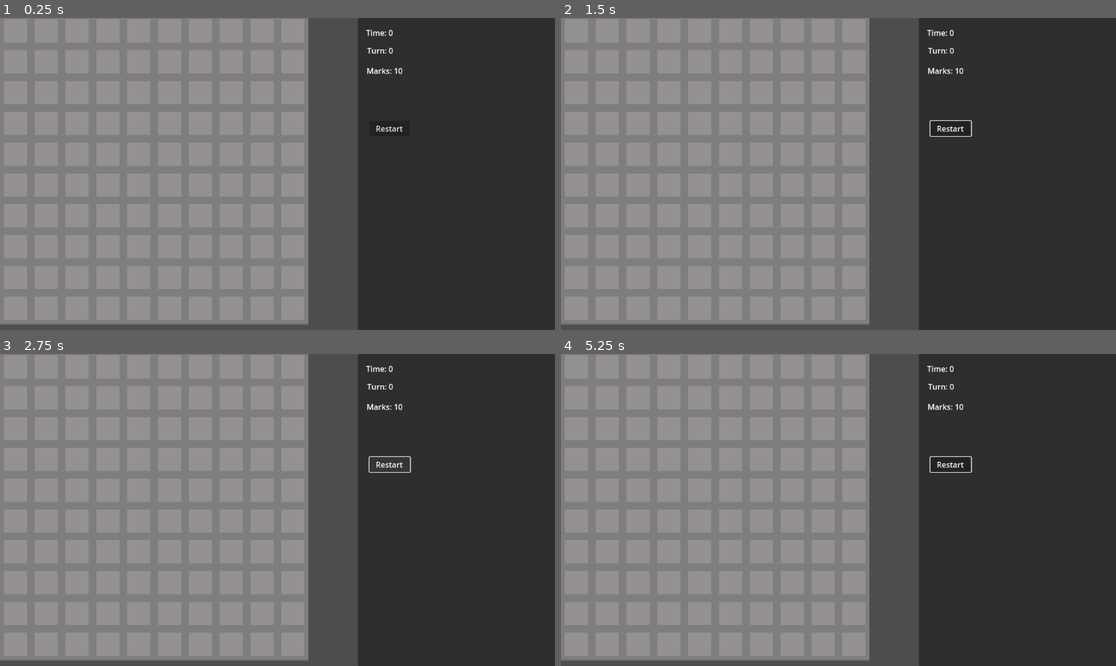
Above: before the commit, frames 1-4 (two rows, left to right).
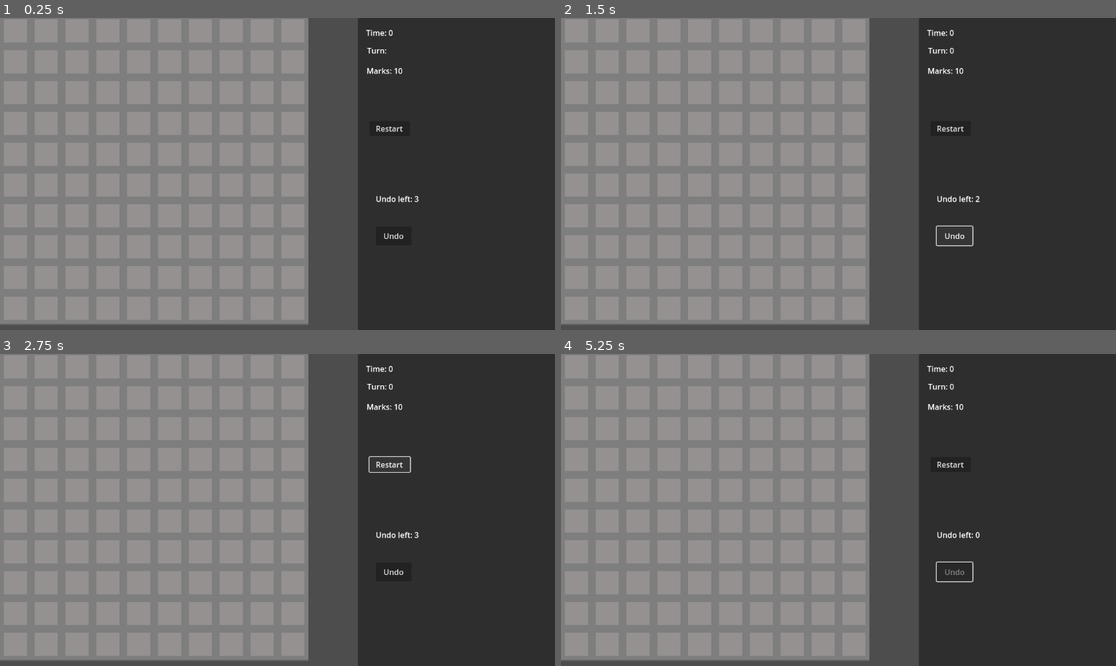
Above: after the commit, the same moments.

Repository: RevanVI/Minesweeper
Game: Godot game, scene res://scenes/minesweep_prototype.tscn
The game is run twice, just before and just after one commit, with the same random seed, the same clock (stepped at 60 frames per second) and the same inputs.
Inputs (mouse positions are in pixels of both pictures, inside the frame that each line leads up to):
- Up to frame 1 (0.25 s): no input
- Up to frame 2 (1.5 s): click "Restart" at 0.5 s; click (955, 236) at 1.25 s, where only the run after the commit has a clickable "Undo"
- Up to frame 3 (2.75 s): click "Restart" at 2 s
- Up to frame 4 (5.25 s): click "Restart" at 2.75 s; click (955, 572) at 3.5 s, where only the run after the commit has a clickable "Undo"; click (955, 572) at 4.25 s, where only the run after the commit has a clickable "Undo"; tap Enter at 5 s; move the mouse to (960, 494) at 5.02 s; press the mouse at (960, 494) at 5.03 s

The runs differ from the first frame. In frame 1, 0.1% of the frame differs, in the area x 67-76%, y 9-71%; in frame 2, 0.3%, in the area x 66-76%, y 32-74%; in frame 3, 0.1%; in frame 4, 0.3%.

Commit message:
Basic turn system Start command classes (open, close, mark cells, endturn) Undo system

Diff:
--- a/scenes/minesweep_prototype.tscn
+++ b/scenes/minesweep_prototype.tscn
@@ -1,10 +1,19 @@
-[gd_scene load_steps=6 format=4 uid="uid://ccosysrpa6d3f"]
+[gd_scene load_steps=10 format=4 uid="uid://ccosysrpa6d3f"]
 
 [ext_resource type="Script" uid="uid://bw7brsh2ne4no" path="res://scripts/game_logic/game.gd" id="1_3whhm"]
 [ext_resource type="Script" uid="uid://dcqrwipyxpal8" path="res://scripts/game_logic/map.gd" id="1_7o4uc"]
 [ext_resource type="TileSet" uid="uid://c3bm3pwixplyp" path="res://content/tilesets/minesweeper_starter.tres" id="1_571c6"]
 [ext_resource type="Script" uid="uid://dacfmm368sqhq" path="res://scripts/game_logic/map_generator.gd" id="2_3whhm"]
 [ext_resource type="Script" uid="uid://cyjfintjqebld" path="res://scripts/gui/battle.gd" id="5_85huv"]
+[ext_resource type="Script" uid="uid://b8ri86hixsvvn" path="res://scripts/game_logic/commands/TurnQueue.gd" id="5_xgl0c"]
+[ext_resource type="Script" uid="uid://c3yjrgdrsgkf" path="res://scripts/gui/undo_gui_anim.gd" id="7_qa7br"]
+
+[sub_resource type="FastNoiseLite" id="FastNoiseLite_xgl0c"]
+frequency = 0.252
+fractal_type = 3
+
+[sub_resource type="NoiseTexture2D" id="NoiseTexture2D_qa7br"]
+noise = SubResource("FastNoiseLite_xgl0c")
 
 [node name="MinesweepPrototype" type="Node2D"]
 
@@ -30,6 +39,10 @@
 
 [node name="GameManager" type="Node2D" parent="." groups=["GameManager"]]
 script = ExtResource("1_3whhm")
+
+[node name="TurnQueue" type="Node" parent="GameManager"]
+script = ExtResource("5_xgl0c")
+metadata/_custom_type_script = "uid://b8ri86hixsvvn"
 
 [node name="BattleTimer" type="Timer" parent="."]
 
@@ -85,5 +98,44 @@
 offset_bottom = 245.0
 text = "Restart"
 
+[node name="UndoLabel" type="Label" parent="CanvasLayer/Control/Panel"]
+layout_mode = 0
+offset_left = 36.96
+offset_top = 364.0
+offset_right = 117.96
+offset_bottom = 387.0
+text = "Undo left: "
+
+[node name="UndoButton" type="Button" parent="CanvasLayer/Control/Panel"]
+layout_mode = 0
+offset_left = 36.96
+offset_top = 433.0
+offset_right = 110.96
+offset_bottom = 472.0
+text = "Undo"
+
+[node name="Control2" type="Control" parent="CanvasLayer"]
+layout_mode = 3
+anchor_right = 0.645
+anchor_bottom = 1.0
+mouse_filter = 2
+
+[node name="UndoTex" type="TextureRect" parent="CanvasLayer/Control2"]
+visible = false
+modulate = Color(0.596078, 0.784314, 0.717647, 0.423529)
+layout_mode = 1
+anchors_preset = 15
+anchor_right = 1.0
+anchor_bottom = 1.0
+offset_right = 1.95996
+grow_horizontal = 2
+grow_vertical = 2
+texture = SubResource("NoiseTexture2D_qa7br")
+stretch_mode = 1
+script = ExtResource("7_qa7br")
+
+[connection signal="undo_ended" from="GameManager/TurnQueue" to="CanvasLayer/Control2/UndoTex" method="stop_anim"]
+[connection signal="undo_started" from="GameManager/TurnQueue" to="CanvasLayer/Control2/UndoTex" method="start_anim"]
 [connection signal="timeout" from="BattleTimer" to="GameManager" method="_on_battle_timer_timeout"]
 [connection signal="pressed" from="CanvasLayer/Control/Panel/Button" to="CanvasLayer/Control" method="_on_button_pressed"]
+[connection signal="pressed" from="CanvasLayer/Control/Panel/UndoButton" to="CanvasLayer/Control" method="_on_undo_button_pressed"]
--- /dev/null
+++ b/scripts/game_logic/commands/CommandBase.gd
@@ -0,0 +1,14 @@
+extends RefCounted
+class_name Command
+
+
+func _init() -> void:
+	pass
+
+
+func execute() -> void:
+	pass
+
+
+func undo() -> void:
+	pass
--- /dev/null
+++ b/scripts/game_logic/commands/EndTurnCommand.gd
@@ -0,0 +1,6 @@
+extends Command
+class_name EndTurnCommand
+
+
+func execute() -> void:
+	print("Turn ended")
--- /dev/null
+++ b/scripts/game_logic/commands/GameOverCommand.gd
@@ -0,0 +1,11 @@
+extends Command
+class_name GameOverCommand
+
+var undo_callback: Callable
+
+func execute() -> void:
+	print("Game lost")
+
+
+func undo() -> void:
+	undo_callback.call()
--- /dev/null
+++ b/scripts/game_logic/commands/MarkCellCommand.gd
@@ -0,0 +1,19 @@
+extends Command
+class_name MarkCellCommand
+
+var mark_pos: Vector2i
+var map: Map
+
+
+func _init(map_ref: Map, pos: Vector2i) -> void:
+	super()
+	map = map_ref
+	mark_pos = pos
+
+
+func execute() -> void:
+	map.mark_cell(mark_pos)
+
+
+func undo() -> void:
+	map.mark_cell(mark_pos)
--- /dev/null
+++ b/scripts/game_logic/commands/OpenCellsCommand.gd
@@ -0,0 +1,21 @@
+extends Command
+class_name OpenCellsCommand
+
+var cell_positions: Array[Vector2i]
+var map: Map
+
+
+func _init(map_ref: Map, position: Vector2i) -> void:
+	super()
+	map = map_ref
+	cell_positions = [position]
+
+
+func execute() -> void:
+	var opened_cells = map.open_cell(cell_positions[0])
+	cell_positions = opened_cells
+
+
+func undo() -> void:
+	for pos in cell_positions:
+		map.close_cell(pos)
--- /dev/null
+++ b/scripts/game_logic/commands/TurnData.gd
@@ -0,0 +1,10 @@
+extends RefCounted
+class_name TurnData
+
+var turn_number: int
+var commands: Array[Command]
+
+
+func _init(turn: int, command_list: Array[Command]) -> void:
+	turn_number = turn
+	commands = command_list
--- /dev/null
+++ b/scripts/game_logic/commands/TurnQueue.gd
@@ -0,0 +1,69 @@
+extends Node
+class_name TurnQueue
+
+var turn_queue: Array[TurnData]
+var current_turn: int
+var turn_commands: Array[Command]
+
+var is_turn_processing: bool = false
+
+signal turn_changed(current_turn: int)
+signal undo_started()
+signal undo_ended()
+
+
+func _init() -> void:
+	turn_queue = []
+	current_turn = 0
+
+
+func add_command(command: Command) -> void:
+	print("Add command started")
+	is_turn_processing = true
+	command.execute()
+	turn_commands.append(command)
+
+	if command is EndTurnCommand:
+		print("EndTurn. Commands at turn: " + str(turn_commands.size()))
+		var turn_data = TurnData.new(current_turn, turn_commands)
+		turn_commands = []
+		turn_queue.append(turn_data)
+		current_turn += 1
+		turn_changed.emit(current_turn)
+
+	is_turn_processing = false
+	print("Add command ended")
+
+
+func reset() -> void:
+	turn_queue.clear()
+	turn_commands.clear()
+	current_turn = 0
+	turn_changed.emit(current_turn)
+
+
+func undo(count: int) -> void:
+	#revert all commands since last EndTurnCommand
+	#this can be done any time
+	is_turn_processing = true
+	var TURN_PAUSE = 0.2
+	undo_started.emit()
+
+	count = min(count, current_turn)
+
+	while turn_commands.size() > 0 || count > 0:
+		print('Turn commands undo')
+		for i in range(turn_commands.size() - 1, -1, -1):
+			turn_commands[i].undo()
+			await get_tree().create_timer(TURN_PAUSE).timeout
+		turn_commands.clear()
+
+		if count > 0:
+			turn_commands = turn_queue[current_turn - 1].commands
+			count -= 1
+			current_turn -= 1
+			turn_changed.emit(current_turn)
+
+	turn_queue.resize(current_turn)
+	is_turn_processing = false
+	undo_ended.emit()
--- a/scripts/game_logic/game.gd
+++ b/scripts/game_logic/game.gd
@@ -13,34 +13,39 @@
 @onready var map: Map = $"../Map"
 @onready var map_generator: MapGenerator = $"../MapGenerator"
 @onready var battle_timer: Timer = $"../BattleTimer"
-
+@onready var turn_queue: TurnQueue = $TurnQueue
 
 @export var map_size: Vector2i = Vector2i(10, 10)
 @export var mines_count: int = 10
 
 var mark_count: int = 10
+var undo_count: int = 3
 var battle_time: int = 0
-var turn_count: int = 0
 var game_state: GameState
 
+
 signal mark_count_changed(mark_count: int)
+signal undo_count_changed(undo_count: int)
 signal game_state_changed(game_state: GameState)
 signal turn_changed(turn_count: int)
 signal battle_time_changed(battle_time: int)
 
+
 func _ready():
+	turn_queue.turn_changed.connect(on_turn_end)
+
 	map.size = map_size
 	map.cell_marked.connect(on_cell_marked)
 	map.cell_opened.connect(on_cell_opened)
-
 	restart()
 
 
 func _unhandled_input(event: InputEvent) -> void:
-	if game_state == GameState.GAME_OVER:
+	if game_state == GameState.GAME_OVER || turn_queue.is_turn_processing:
 		return
 
 	if event.is_action_pressed("LeftMouseButton"):
+		#if all cells are closed then generate map
 		if map.get_cells_total() == map.get_closed_cells():
 			map_generator.map_size = map_size
 			map_generator.mines_count = mines_count
@@ -48,7 +53,10 @@
 			map_generator.generate_map(map, cell_pos)
 			change_game_state(GameState.BATTLE)
 			battle_timer.start()
+
 		map.open_cell_at_global_position(event.global_position)
+		var command = EndTurnCommand.new()
+		turn_queue.add_command(command)
 	elif event.is_action_pressed("RightMouseButton"):
 		map.mark_cell_global_position(event.global_position)
 
@@ -62,14 +70,18 @@
 
 
 func on_cell_opened(tile_type) -> void:
-	turn_count += 1
-	turn_changed.emit(turn_count)
 	if tile_type == map.mine_tile:
-		print("game over")
+		print("Game lost")
 		change_game_state(GameState.GAME_OVER)
-	elif map.get_closed_cells() == mines_count:
-		print("win")
-		change_game_state(GameState.GAME_OVER)
+		var command = GameOverCommand.new()
+		command.undo_callback = Callable(self, "revert_game_over")
+		turn_queue.add_command(command)
+	else:
+		check_board_cleared()
+
+
+func on_turn_end(turn: int) -> void:
+	turn_changed.emit(turn)
 
 
 func restart() -> void:
@@ -80,8 +92,9 @@
 	battle_timer.stop()
 	battle_time = 0
 	battle_time_changed.emit(battle_time)
-	turn_count = 0
-	turn_changed.emit(turn_count)
+	undo_count = 3
+	undo_count_changed.emit(undo_count)
+	turn_queue.reset()
 	change_game_state(GameState.START)
 
 
@@ -91,6 +104,25 @@
 	print("State changed. New state: " + str(new_state))
 
 
+func revert_game_over() -> void:
+	#TODO maybe not needed in future
+	print("Revert game lost")
+	change_game_state(GameState.BATTLE)
+
+
+func check_board_cleared() -> void:
+	if map.get_closed_cells() == mines_count:
+		print("win")
+		change_game_state(GameState.GAME_OVER)
+
+
 func _on_battle_timer_timeout() -> void:
 	battle_time += 1
 	battle_time_changed.emit(battle_time)
+
+
+func undo() -> void:
+	if undo_count > 0:
+		undo_count -= 1
+		undo_count_changed.emit(undo_count)
+		turn_queue.undo(1)
--- a/scripts/game_logic/map.gd
+++ b/scripts/game_logic/map.gd
@@ -1,5 +1,4 @@
 extends Node2D
-
 class_name Map
 
 @export var cell_tile: Vector2i
@@ -15,6 +14,7 @@
 
 
 signal cell_opened(board_tile_type)
+signal cell_closed(pos)
 signal cell_marked(value: bool)
 
 
@@ -59,23 +59,40 @@
 	return neighbours
 
 
-func open_cell(pos: Vector2i) -> void:
-	print("Map: open cell: " + str(pos))
-	if cells.get_cell_atlas_coords(pos) == cell_tile:
-		cells.erase_cell(pos)
-		var board_tile_type = board.get_cell_atlas_coords(pos)
-		if board_tile_type == empty_tiles[0]:
-			reveal_empty_neighbours(pos)
-		cell_opened.emit(board_tile_type)
-
-
 func open_cell_at_global_position(global_pos: Vector2) -> void:
 	var tile_pos = cells.local_to_map(cells.to_local(global_pos))
 	if cells.get_cell_source_id(tile_pos) != -1:
-		open_cell(tile_pos)
+		var command = OpenCellsCommand.new(self, tile_pos)
+		#TODO some other way to send commands
+		get_tree().get_first_node_in_group("GameManager").turn_queue.add_command(command)
 
 
-func reveal_empty_neighbours(pos: Vector2i) -> void:
+func open_cell(pos: Vector2i) -> Array[Vector2i]:
+	print("Map: open cell: " + str(pos))
+
+	var opened_cells: Array[Vector2i] = []
+	if cells.get_cell_atlas_coords(pos) == cell_tile:
+		cells.erase_cell(pos)
+		opened_cells.append(pos)
+		var board_tile_type = board.get_cell_atlas_coords(pos)
+		if board_tile_type == empty_tiles[0]:
+			var res = reveal_empty_neighbours(pos)
+			opened_cells.append_array(res)
+		print("Map: cells opened: " + str(opened_cells))
+		cell_opened.emit(board_tile_type)
+
+	return opened_cells
+
+
+func close_cell(pos: Vector2i) -> void:
+	print("Map: close cell: " + str(pos))
+	if cells.get_cell_source_id(pos) == -1 && board.get_cell_source_id(pos) != -1:
+		cells.set_cell(pos, 0, cell_tile)
+		cell_closed.emit(pos)
+
+
+func reveal_empty_neighbours(pos: Vector2i) -> Array[Vector2i]:
+	var opened_cells: Array[Vector2i] = []
 	var stack: Array[Vector2i] = []
 	stack.append_array(get_neighbour_cells(pos, [cell_tile]))
 
@@ -84,16 +101,21 @@
 		if cells.get_cell_source_id(cur_cell) == -1:
 			continue
 		cells.erase_cell(cur_cell)
+		opened_cells.append(cur_cell)
 		if board.get_cell_atlas_coords(cur_cell) == empty_tiles[0]:
 			var neighbour_cells = get_neighbour_cells(cur_cell, [cell_tile])
 			stack.append_array(neighbour_cells)
 
+	return opened_cells
+
 
 func mark_cell(pos: Vector2i) -> void:
 	if cells.get_cell_atlas_coords(pos) == cell_tile:
+		print("Cell marked: " + str(pos))
 		cells.set_cell(pos, 0, mark_tile)
 		cell_marked.emit(true)
 	elif cells.get_cell_atlas_coords(pos) == mark_tile:
+		print("Cell unmarked: " + str(pos))
 		cells.set_cell(pos, 0, cell_tile)
 		cell_marked.emit(false)
 
@@ -101,7 +123,8 @@
 func mark_cell_global_position(global_pos: Vector2) -> void:
 	var tile_pos = cells.local_to_map(cells.to_local(global_pos))
 	if cells.get_cell_source_id(tile_pos) != -1:
-		mark_cell(tile_pos)
+		var command: MarkCellCommand = MarkCellCommand.new(self, tile_pos)
+		get_tree().get_first_node_in_group("GameManager").turn_queue.add_command(command)
 
 
 func get_cells_total() -> int:
--- a/scripts/game_logic/map_generator.gd
+++ b/scripts/game_logic/map_generator.gd
@@ -1,5 +1,4 @@
 extends Node2D
-
 class_name MapGenerator
 
 var map_size: Vector2i = Vector2i(10, 10)
@@ -23,15 +22,17 @@
 	excluded_tiles.append(start_pos)
 
 	var all_empty_tiles = map.board.get_used_cells_by_id(0, map.empty_tiles[0])
+
 	var i = 0
 	while i < mines_count:
 		var random_pos = all_empty_tiles.pick_random()
+		all_empty_tiles.erase(random_pos)
 		if random_pos in excluded_tiles:
-			all_empty_tiles.erase(random_pos)
 			continue
 		if is_tile_mine_valid(random_pos):
 			spawn_mine_at_pos(random_pos)
 			i += 1
+
 
 
 func is_tile_mine_valid(pos) -> bool:
--- a/scripts/gui/battle.gd
+++ b/scripts/gui/battle.gd
@@ -1,9 +1,12 @@
 extends Control
-
 
 @onready var time_label: Label = $Panel/TimeLabel
 @onready var turn_label: Label = $Panel/TurnLabel
 @onready var mark_label: Label = $Panel/MarkLabel
+@onready var undo_label: Label = $Panel/UndoLabel
+
+@onready var undo_button: Button = $Panel/UndoButton
+
 
 var game_manager: GameManager
 
@@ -13,10 +16,11 @@
 	game_manager.battle_time_changed.connect(update_time)
 	game_manager.mark_count_changed.connect(update_mark)
 	game_manager.turn_changed.connect(update_turn)
+	game_manager.undo_count_changed.connect(update_undo_count)
 
 	update_time(game_manager.battle_time)
 	update_mark(game_manager.mark_count)
-	update_turn(game_manager.turn_count)
+	update_undo_count(game_manager.undo_count)
 
 
 func update_time(time: int) -> void:
@@ -31,5 +35,17 @@
 	turn_label.text = "Turn: " + str(turn_count)
 
 
+func update_undo_count(undo_count: int) -> void:
+	undo_label.text = "Undo left: " + str(undo_count)
+	if undo_count <= 0:
+		undo_button.disabled = true
+	else:
+		undo_button.disabled = false
+
+
 func _on_button_pressed() -> void:
 	game_manager.restart()
+
+
+func _on_undo_button_pressed() -> void:
+	game_manager.undo()
--- /dev/null
+++ b/scripts/gui/undo_gui_anim.gd
@@ -0,0 +1,23 @@
+extends TextureRect
+
+
+func _ready() -> void:
+	visible = false
+	var start_color = Color(0.59, 0.78, 0.71, 0.3)
+	var final_color = start_color
+	final_color.a = 0.45
+
+	var tween = create_tween()
+	tween.set_parallel(false)
+	tween.tween_property(self, "modulate", final_color, 0.2)
+	tween.tween_property(self, "modulate", start_color, 0.2)
+	tween.set_loops()
+	tween.play()
+
+
+func start_anim() -> void:
+	visible = true
+
+
+func stop_anim() -> void:
+	visible = false
Not shown, added: scripts/game_logic/commands/CommandBase.gd.uid
Not shown, added: scripts/game_logic/commands/EndTurnCommand.gd.uid
Not shown, added: scripts/game_logic/commands/GameOverCommand.gd.uid
Not shown, added: scripts/game_logic/commands/MarkCellCommand.gd.uid
Not shown, added: scripts/game_logic/commands/OpenCellsCommand.gd.uid
Not shown, added: scripts/game_logic/commands/TurnData.gd.uid
Not shown, added: scripts/game_logic/commands/TurnQueue.gd.uid
Not shown, added: scripts/gui/undo_gui_anim.gd.uid
